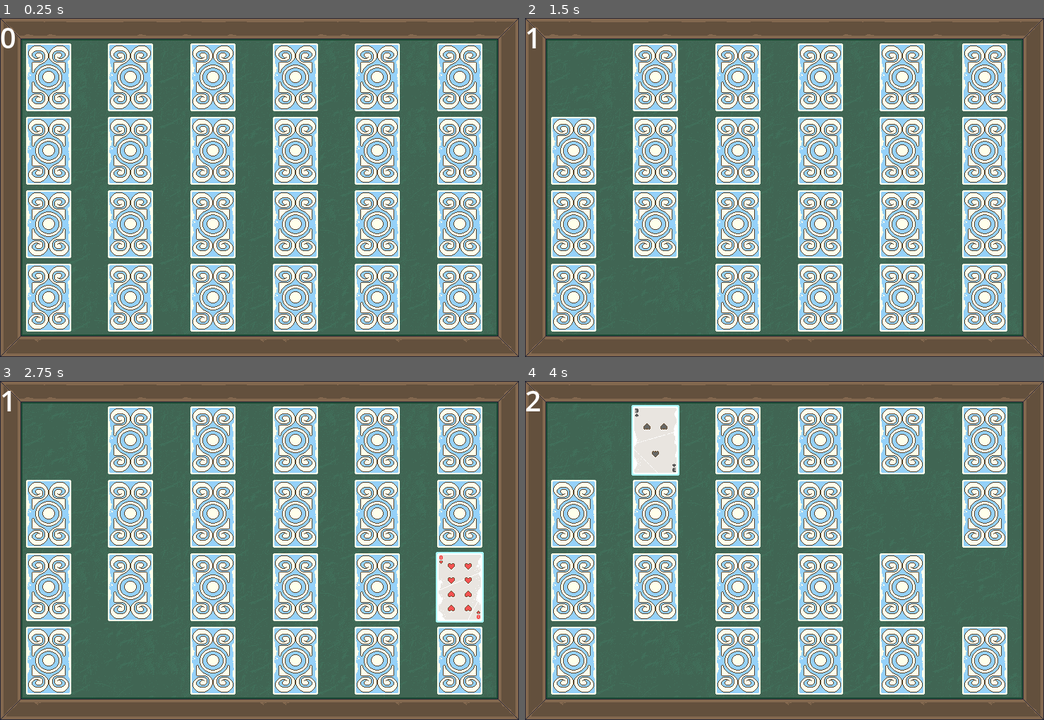
Above: before the commit, frames 1-4 (two rows, left to right).
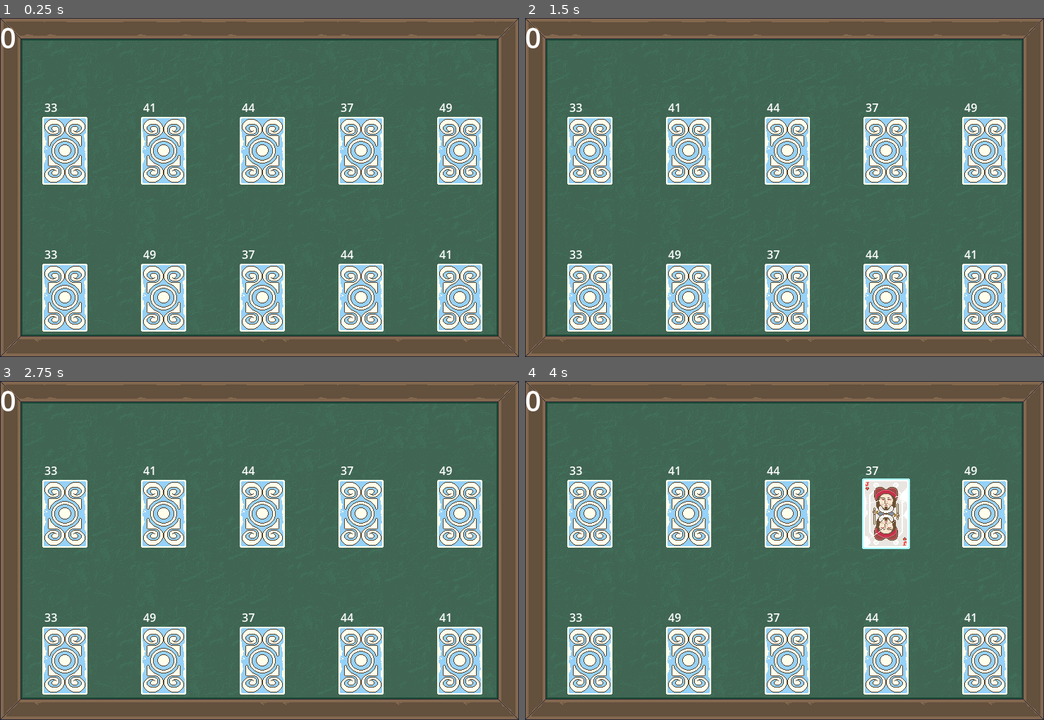
Above: after the commit, the same moments.

Repository: Kiingst/Matching-game
Game: Godot game, scene res://Main/main.tscn
Two runs of this game, one before a commit and one after it. Both use one fixed random seed, a clock stepped at 60 frames per second and the inputs below.
Inputs (mouse positions are in pixels of both pictures, inside the frame that each line leads up to):
- Up to frame 1 (0.25 s): no input
- Up to frame 2 (1.5 s): tap Enter at 0.5 s; move the mouse to (654, 295) at 0.52 s; press the mouse at (654, 295) at 0.53 s; tap Space at 1.25 s; move the mouse to (571, 79) at 1.27 s; release the mouse at (571, 79) at 1.28 s; click (571, 79) at 1.35 s
- Up to frame 3 (2.75 s): tap Enter at 2 s; move the mouse to (461, 587) at 2.02 s; press the mouse at (461, 587) at 2.03 s
- Up to frame 4 (4 s): tap Space at 2.75 s; move the mouse to (903, 513) at 2.77 s; release the mouse at (903, 513) at 2.78 s; click (903, 513) at 2.85 s; tap Enter at 3.5 s; move the mouse to (654, 442) at 3.52 s; press the mouse at (654, 442) at 3.53 s

The runs differ from the first frame. In frame 1, 43% of the frame differs, in the area x 5-93%, y 7-93%; in frame 2, 41%; in frame 3, 41%; in frame 4, 39%.

Commit message:
added music

Diff:
--- a/Main/Card.gd
+++ b/Main/Card.gd
@@ -20,6 +20,8 @@
 	add_to_group("cards")
 	add_to_group(str(value))
 
+	$card_face.texture = load(picture)
+	$Label.text = str(value)
 
 
 # Called every frame. 'delta' is the elapsed time since the previous frame.
@@ -39,7 +41,8 @@
 
 
 func flip_card():
-	$flip_timer.start()
+	#get_tree().call_group("cards", "not_clickable")
+	#$flip_timer.start()
 
 	if flipped == false:
 		flip_animation = $AnimationPlayer.libraries.get("").get_animation("Flip_right")
@@ -64,6 +67,7 @@
 # timer to fix glitch where you click while the card is turning
 func _on_flip_timer_timeout():
 	#clickable = true
+#	get_tree().call_group("cards", "is_clickable")
 	pass
 
 func not_clickable():
--- a/Main/card.tscn
+++ b/Main/card.tscn
@@ -1,14 +1,17 @@
-[gd_scene load_steps=12 format=3 uid="uid://bmo6xl6djg5bd"]
+[gd_scene load_steps=13 format=3 uid="uid://bmo6xl6djg5bd"]
 
 [ext_resource type="Script" path="res://Main/Card.gd" id="1_mbdfi"]
 [ext_resource type="Texture2D" uid="uid://c5dsrcml4fdc" path="res://PixelCard_Assets/Cards/Card_Back_Blue_Old 2.png" id="2_mqt6k"]
 [ext_resource type="Texture2D" uid="uid://c3cspugt3l6mo" path="res://PixelCard_Assets/Cards/Card_Selected05_ThickOuterBorder66x98.png" id="3_qew3d"]
 [ext_resource type="Texture2D" uid="uid://beb6uxacgdavu" path="res://PixelCard_Assets/Cards/Card_flip_right_blue.png" id="3_wck6d"]
 [ext_resource type="Texture2D" uid="uid://bpjuipi1t418d" path="res://PixelCard_Assets/Cards/Clubs/Card_2Clubs.png" id="4_j2xbq"]
+[ext_resource type="Texture2D" uid="uid://uql8gmtslahb" path="res://PixelCard_Assets/Cards/Joker.png" id="6_5jpwc"]
 [ext_resource type="Texture2D" uid="uid://data6lvtbf75l" path="res://PixelCard_Assets/Cards/Card_flip_left_blue.png" id="6_q30j8"]
 
-[sub_resource type="Animation" id="Animation_dv2y7"]
-length = 0.001
+[sub_resource type="Animation" id="Animation_3rur6"]
+resource_name = "Flip_back"
+length = 0.3
+step = 0.05
 tracks/0/type = "value"
 tracks/0/imported = false
 tracks/0/enabled = true
@@ -16,10 +19,22 @@
 tracks/0/interp = 1
 tracks/0/loop_wrap = true
 tracks/0/keys = {
+"times": PackedFloat32Array(0, 0.15, 0.3),
+"transitions": PackedFloat32Array(1, 1, 1),
+"update": 1,
+"values": [ExtResource("2_mqt6k"), ExtResource("6_q30j8"), ExtResource("2_mqt6k")]
+}
+tracks/1/type = "value"
+tracks/1/imported = false
+tracks/1/enabled = true
+tracks/1/path = NodePath("card_face:visible")
+tracks/1/interp = 1
+tracks/1/loop_wrap = true
+tracks/1/keys = {
 "times": PackedFloat32Array(0),
 "transitions": PackedFloat32Array(1),
 "update": 1,
-"values": [ExtResource("2_mqt6k")]
+"values": [false]
 }
 
 [sub_resource type="Animation" id="Animation_q0fee"]
@@ -36,13 +51,23 @@
 "times": PackedFloat32Array(0, 0.15, 0.3),
 "transitions": PackedFloat32Array(1, 1, 1),
 "update": 1,
-"values": [ExtResource("2_mqt6k"), ExtResource("3_wck6d"), ExtResource("4_j2xbq")]
+"values": [ExtResource("2_mqt6k"), ExtResource("3_wck6d"), ExtResource("6_5jpwc")]
+}
+tracks/1/type = "value"
+tracks/1/imported = false
+tracks/1/enabled = true
+tracks/1/path = NodePath("card_face:visible")
+tracks/1/interp = 1
+tracks/1/loop_wrap = true
+tracks/1/keys = {
+"times": PackedFloat32Array(0.3),
+"transitions": PackedFloat32Array(1),
+"update": 1,
+"values": [true]
 }
 
-[sub_resource type="Animation" id="Animation_3rur6"]
-resource_name = "Flip_back"
-length = 0.3
-step = 0.05
+[sub_resource type="Animation" id="Animation_dv2y7"]
+length = 0.001
 tracks/0/type = "value"
 tracks/0/imported = false
 tracks/0/enabled = true
@@ -50,10 +75,22 @@
 tracks/0/interp = 1
 tracks/0/loop_wrap = true
 tracks/0/keys = {
-"times": PackedFloat32Array(0, 0.15, 0.3),
-"transitions": PackedFloat32Array(1, 1, 1),
+"times": PackedFloat32Array(0),
+"transitions": PackedFloat32Array(1),
 "update": 1,
-"values": [ExtResource("2_mqt6k"), ExtResource("6_q30j8"), ExtResource("2_mqt6k")]
+"values": [ExtResource("2_mqt6k")]
+}
+tracks/1/type = "value"
+tracks/1/imported = false
+tracks/1/enabled = true
+tracks/1/path = NodePath("card_face:visible")
+tracks/1/interp = 1
+tracks/1/loop_wrap = true
+tracks/1/keys = {
+"times": PackedFloat32Array(0),
+"transitions": PackedFloat32Array(1),
+"update": 1,
+"values": [false]
 }
 
 [sub_resource type="AnimationLibrary" id="AnimationLibrary_e62u3"]
@@ -91,6 +128,16 @@
 visible = false
 shape = SubResource("RectangleShape2D_8bs18")
 
+[node name="card_face" type="Sprite2D" parent="."]
+visible = false
+texture = ExtResource("4_j2xbq")
+
+[node name="Label" type="Label" parent="."]
+offset_left = -29.0
+offset_top = -73.0
+offset_right = 11.0
+offset_bottom = -50.0
+
 [connection signal="timeout" from="flip_timer" to="." method="_on_flip_timer_timeout"]
 [connection signal="input_event" from="card_area" to="." method="_on_card_area_input_event"]
 [connection signal="mouse_entered" from="card_area" to="." method="_on_card_area_mouse_entered"]
--- a/Main/main.gd
+++ b/Main/main.gd
@@ -28,7 +28,7 @@
 	generate_cards(num_cards / 2 , x)
 
 	shuffle_cards()
-
+	$Music/Back_ground_music.play()
 
 
 # Called every frame. 'delta' is the elapsed time since the previous frame.
@@ -97,10 +97,15 @@
 		print(card1.value)
 		print(card.value)
 		if card1.value == card.value:
+
 			points += 1
 
+			get_tree().call_group("cards", "not_clickable")
+			await get_tree().create_timer(0.75).timeout
+			$Music/Match_found.play()
 			card1.queue_free()
 			card.queue_free()
+			get_tree().call_group("cards", "is_clickable")
 			card1 = null
 		else:
 			get_tree().call_group("cards", "not_clickable")
--- a/Main/main.tscn
+++ b/Main/main.tscn
@@ -1,8 +1,9 @@
-[gd_scene load_steps=7 format=3 uid="uid://7hib2gtqeyir"]
+[gd_scene load_steps=8 format=3 uid="uid://7hib2gtqeyir"]
 
 [ext_resource type="Script" path="res://Main/main.gd" id="1_h3yox"]
 [ext_resource type="Texture2D" uid="uid://1gpahgo2tqkt" path="res://PixelCard_Assets/Tiles/Table_Top_32x32.png" id="1_qcjsq"]
 [ext_resource type="PackedScene" uid="uid://bmo6xl6djg5bd" path="res://Main/card.tscn" id="3_4btpo"]
+[ext_resource type="PackedScene" uid="uid://bqucfcbqg0fay" path="res://Main/music.tscn" id="4_o7476"]
 
 [sub_resource type="TileSetAtlasSource" id="TileSetAtlasSource_xx8if"]
 texture = ExtResource("1_qcjsq")
@@ -54,8 +55,8 @@
 
 [node name="Main" type="Node2D"]
 script = ExtResource("1_h3yox")
-sizex = 6
-sizey = 4
+sizex = 5
+sizey = 2
 card = ExtResource("3_4btpo")
 
 [node name="TileMap" type="TileMap" parent="."]
@@ -80,3 +81,5 @@
 offset_bottom = 475.0
 text = "0"
 label_settings = SubResource("LabelSettings_r60a3")
+
+[node name="Music" parent="." instance=ExtResource("4_o7476")]
--- /dev/null
+++ b/Main/music.tscn
@@ -0,0 +1,14 @@
+[gd_scene load_steps=3 format=3 uid="uid://bqucfcbqg0fay"]
+
+[ext_resource type="AudioStream" uid="uid://47vy1wiu54r2" path="res://Chill Jazz Music Pack Easy Loop .WAV/Chill Out, Man.wav" id="1_qfkxh"]
+[ext_resource type="AudioStream" uid="uid://dor2qxthtcqq5" path="res://Chill Jazz Music Pack Easy Loop .WAV/Jingle - Mixed Success.wav" id="2_fmpi3"]
+
+[node name="Music" type="Node"]
+
+[node name="Back_ground_music" type="AudioStreamPlayer" parent="."]
+stream = ExtResource("1_qfkxh")
+volume_db = -20.0
+
+[node name="Match_found" type="AudioStreamPlayer" parent="."]
+stream = ExtResource("2_fmpi3")
+volume_db = -20.0
Not shown, added: Chill Jazz Music Pack Easy Loop .WAV/Activity in Progress.wav.import
Not shown, added: Chill Jazz Music Pack Easy Loop .WAV/At the Pad.wav.import
Not shown, added: Chill Jazz Music Pack Easy Loop .WAV/Brass Tacks.wav.import
Not shown, added: Chill Jazz Music Pack Easy Loop .WAV/Challenge in Progress.wav.import
Not shown, added: Chill Jazz Music Pack Easy Loop .WAV/Chill Out, Man.wav.import
Not shown, added: Chill Jazz Music Pack Easy Loop .WAV/Jingle - Failure 1.wav.import
Not shown, added: Chill Jazz Music Pack Easy Loop .WAV/Jingle - Failure 2.wav.import
Not shown, added: Chill Jazz Music Pack Easy Loop .WAV/Jingle - Full Success.wav.import
Not shown, added: Chill Jazz Music Pack Easy Loop .WAV/Jingle - Mixed Success.wav.import
Not shown, added: Chill Jazz Music Pack Easy Loop .WAV/New Tech.wav.import
Not shown, added: Chill Jazz Music Pack Easy Loop .WAV/readme.txt
Not shown, added: Chill Jazz Music Pack Easy Loop .WAV/Activity in Progress.wav
(and 9 more such lines)
